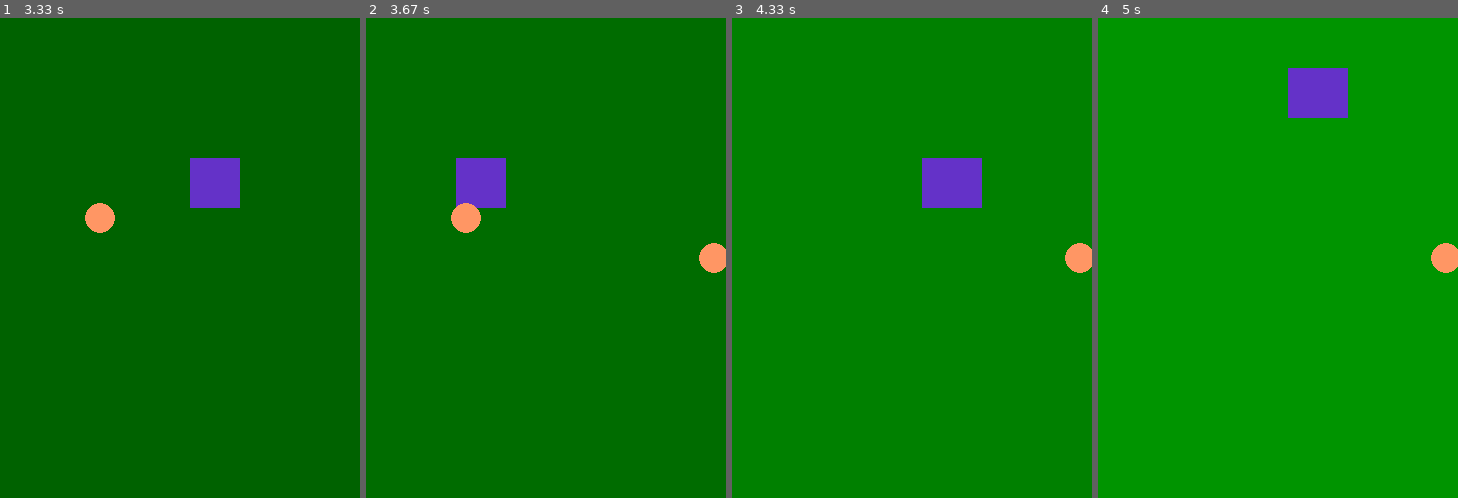
Above: before the commit, frames 1-4 (left to right).
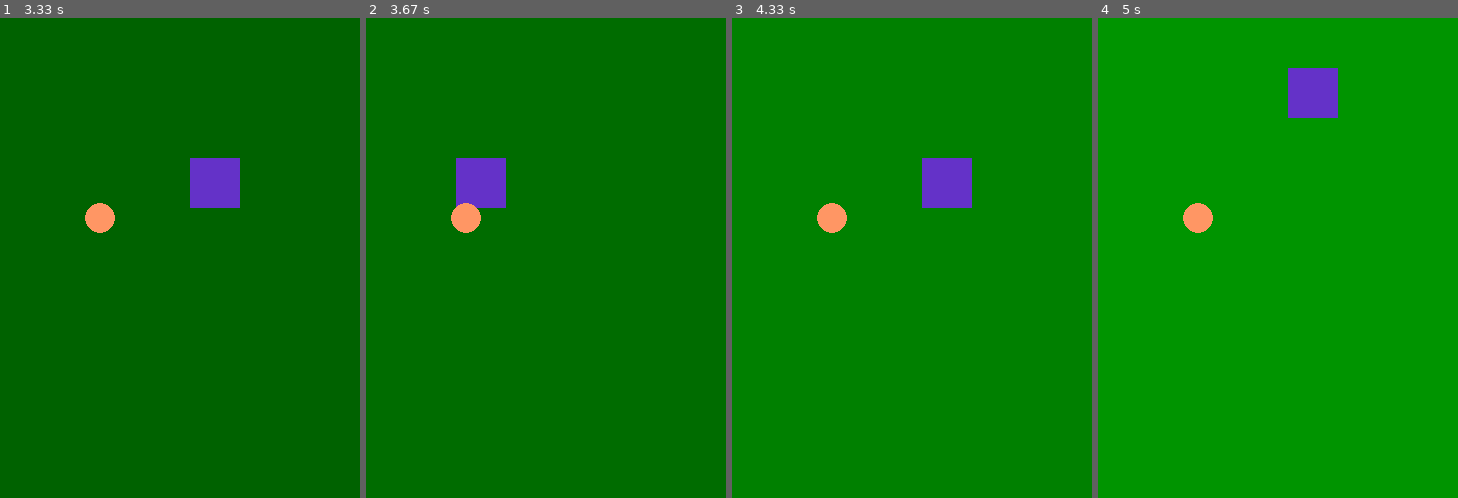
Above: after the commit, the same moments.

Repository: olesiko/template-pygame
Game: pygame game, started from game.py
Two runs of this game, one before a commit and one after it. Both use one fixed random seed, a clock stepped at 60 frames per second and the inputs below.
Inputs:
- Up to frame 1 (3.33 s): hold S 0.9-1.37 s; hold W 1.83-2.2 s; hold D 2.23-2.87 s; hold S 2.9-3.27 s; hold A from 3.3 s (still down)
- Up to frame 2 (3.67 s): keep holding A
- Up to frame 3 (4.33 s): release A at 3.77 s; hold D 3.8-4.27 s; hold W from 4.3 s (still down)
- Up to frame 4 (5 s): release W at 4.6 s

Frame 1 is identical in both runs. In frame 2, 0.4% of the frame differs, in the area x 92-100%, y 46-54%; in frame 3, 1.1%, in the area x 23-100%, y 29-54%; in frame 4, 1.1%.

Commit message:
Add files via upload

Diff:
--- a/game.py
+++ b/game.py
@@ -56,7 +56,7 @@
         #         x = x - 100
         #         print("нажали на A")
 
-    if ((x<x_APPLE and x_APPLE<x+50 + width_player)and(y<y_Apple and y_Apple<y+50 + height_player)):
+    if ((x<x_APPLE+15 and x_APPLE<x-15 + width_player)and(y<y_Apple+15 and y_Apple<y-15 + height_player)):
         width_player += 10
         x_APPLE = random.randint(0,WIDTH)
         y_Apple = random.randint(0,WIDTH)
